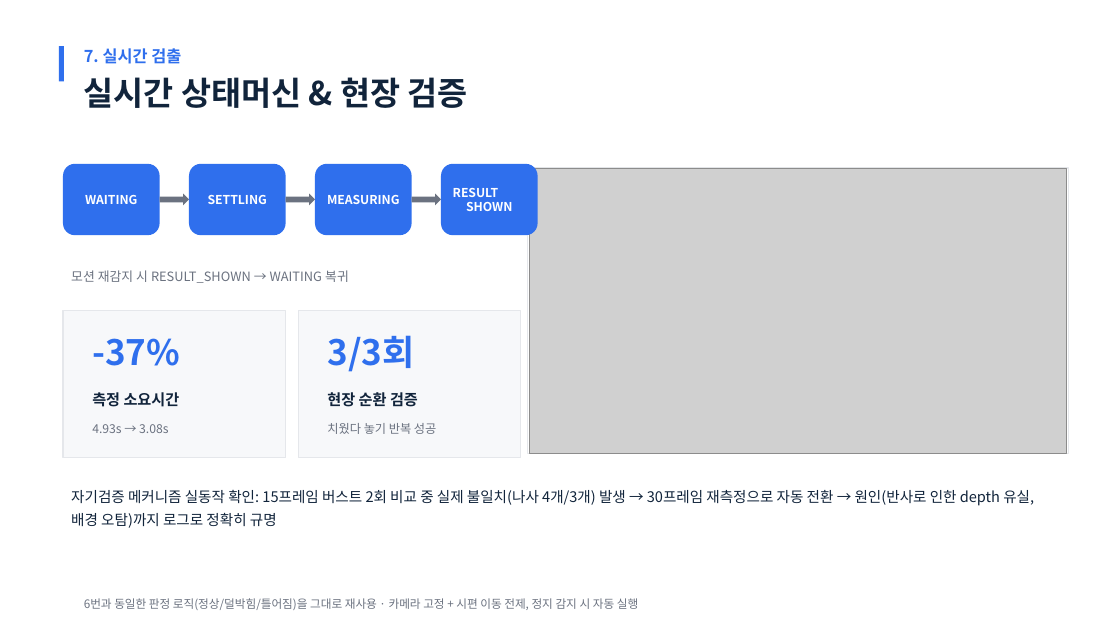
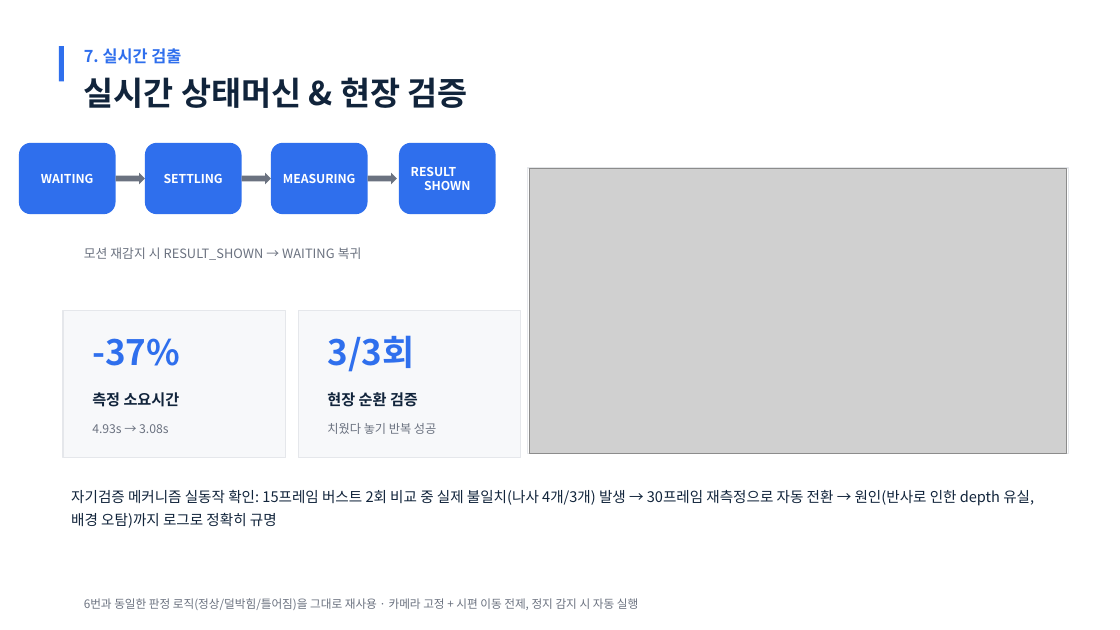
Before and after one commit to chaehyeok-Lee/camera_prac2, a slide deck: slide 9 of 나사_삽입_불량_검출_발표자료.pptx. Drawn at 1120x630 pixels with LibreOffice and Linux fonts; fonts in the diff are those of the drawing; grey boxes stand for pictures. Boxes give left, top, right and bottom in pixels: in the first picture for what was removed or moved away, otherwise in the second. Text is boxed around its words. In the diff, an @@ line names an element or a change of style, - is before the commit and + after.

```diff
--- a/나사_삽입_불량_검출_발표자료.pptx
+++ b/나사_삽입_불량_검출_발표자료.pptx
@@ rounded rectangle "RESULT SHOWN" moved from (x1=441, y1=164, x2=538, y2=235) to (x1=399, y1=143, x2=496, y2=214) @@
@@ 3 rounded rectangles, 3 right arrows moved together from (x1=63, y1=164, x2=441, y2=235) to (x1=19, y1=143, x2=397, y2=214) @@
@@ text "모션 재감지 시 RESULT_SHOWN → ..." moved from (x1=71, y1=270, x2=349, y2=283) to (x1=84, y1=247, x2=362, y2=260) @@
```
Also in this commit, not shown: 4 other slides changed.
